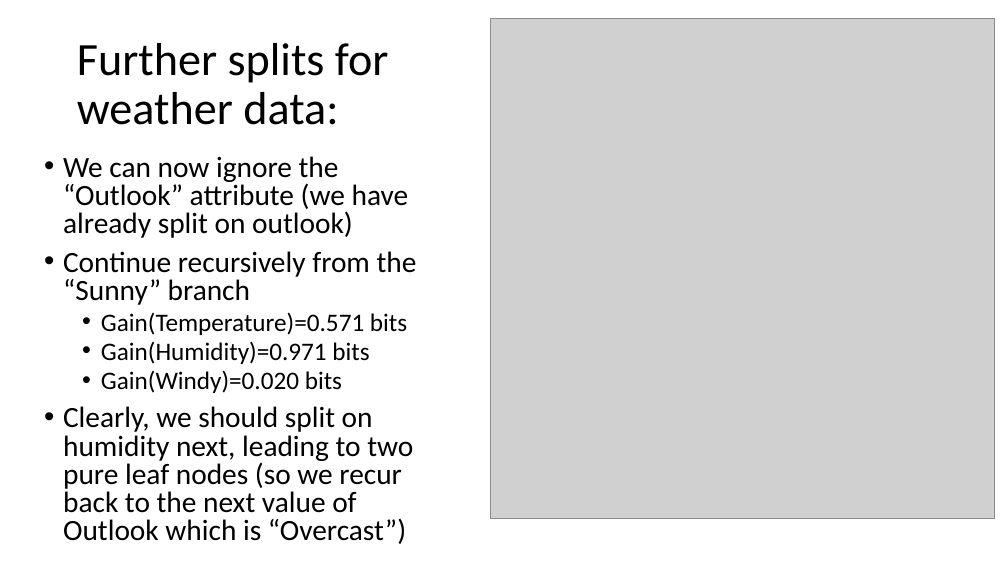
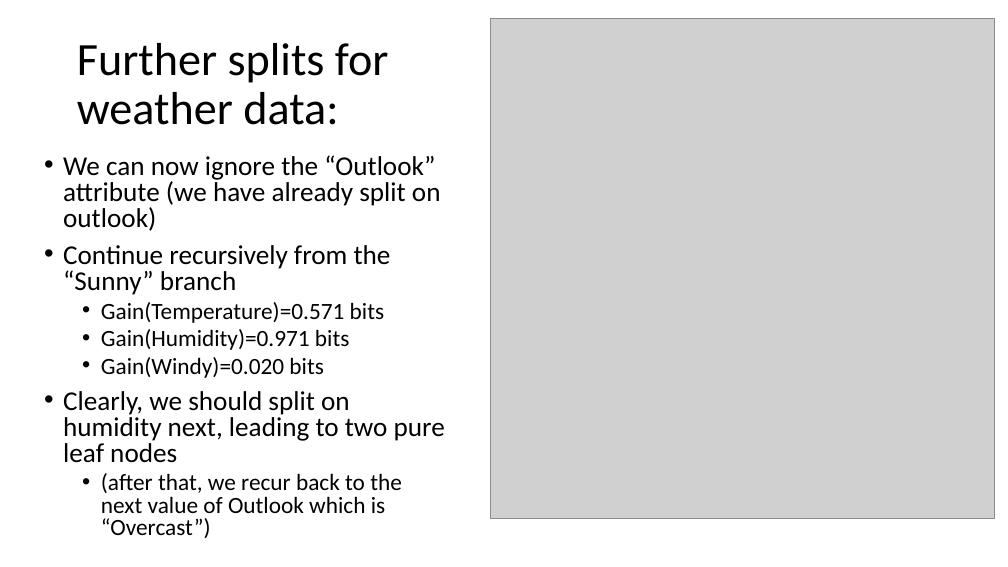
Before and after one commit to russellu/cs405, a slide deck: slide 8 of Lecture_05.pptx. Drawn at 1008x567 pixels with LibreOffice and Linux fonts; fonts in the diff are those of the drawing; grey boxes stand for pictures. Boxes give left, top, right and bottom in pixels: in the first picture for what was removed or moved away, otherwise in the second. Text is boxed around its words. In the diff, an @@ line names an element or a change of style, - is before the commit and + after.

```diff
--- a/Lecture_05.pptx
+++ b/Lecture_05.pptx
@@ text at box(63, 155, 441, 378): size 28 to 25.9 pt in "We can now ignore the “Outlook” attribute ...", "Continue recursively from the “Sunny” branch"; size 24 to 22.2 pt in "Gain(Temperature)=0.571 bits", "Gain(Humidity)=0.971 bits", "Gain(Windy)=0.020 bits" @@
@@ text at box(63, 391, 445, 538): text changed; size 28 to 22.2 pt @@
-• Clearly, we should split on humidity next, leading to two pure leaf nodes (so we recur back to the next value of Outlook which is “Overcast”)
+• Clearly, we should split on humidity next, leading to two pure leaf nodes
+  • (after that, we recur back to the next value of Outlook which is “Overcast”)
```
Also in this commit, not shown: 5 other slides changed.
